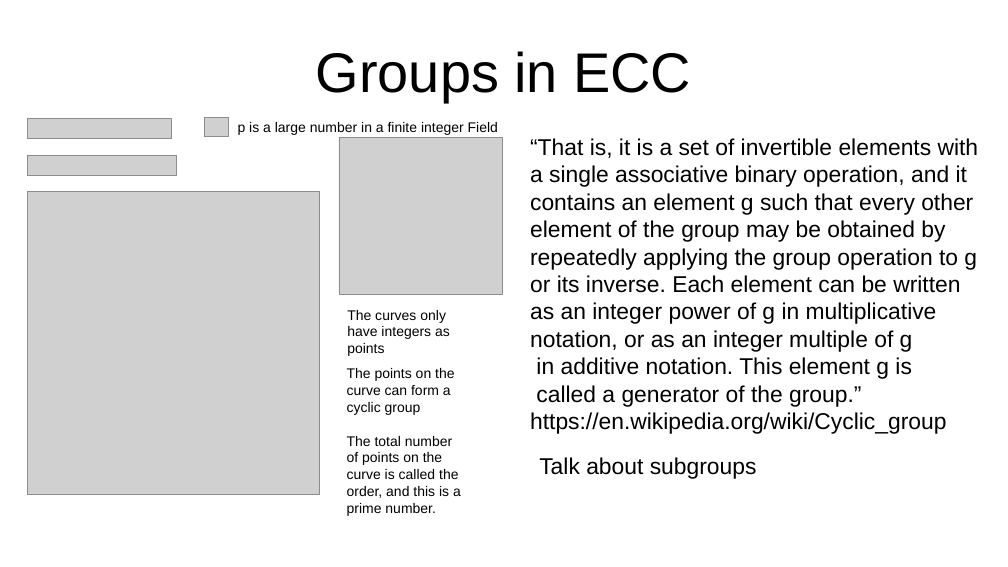
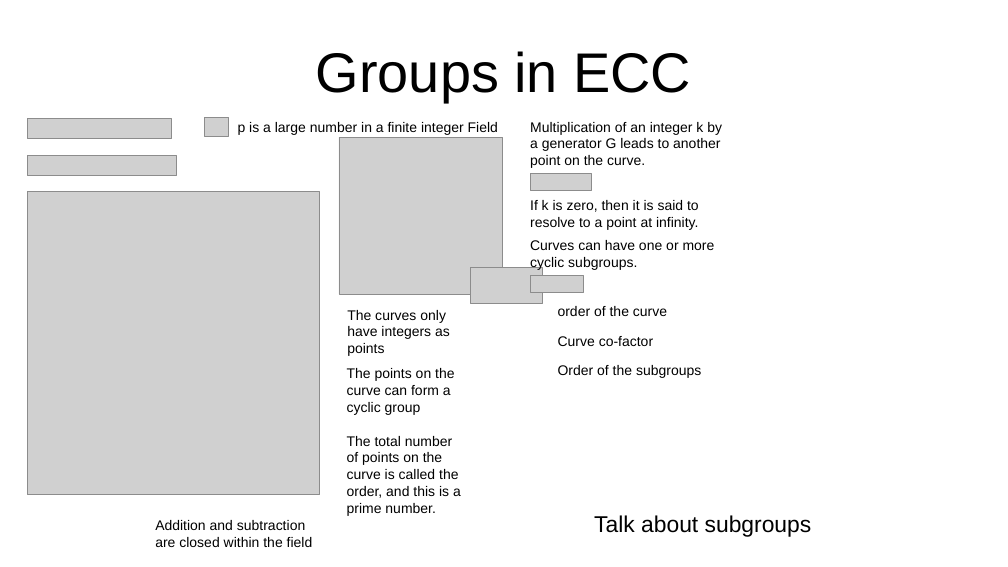
Before and after one commit to bshambaugh/Explorations-of-Category-Theory-for-Self-Sovereign-Identity, a slide deck: slide 7 of resources/IIW35_fA2022_cat_theory_for_SSI.odp. Drawn at 1008x567 pixels with LibreOffice and Linux fonts; fonts in the diff are those of the drawing; grey boxes stand for pictures; background and template pictures are left out. Boxes give left, top, right and bottom in pixels: in the first picture for what was removed or moved away, otherwise in the second. Text is boxed around its words. In the diff, an @@ line names an element or a change of style, - is before the commit and + after.

```diff
--- a/resources/IIW35_fA2022_cat_theory_for_SSI.odp
+++ b/resources/IIW35_fA2022_cat_theory_for_SSI.odp
@@ text removed at (530, 138, 979, 434) @@
-“That is, it is a set of invertible elements with
-a single associative binary operation, and it
-contains an element g such that every other
-element of the group may be obtained by
-repeatedly applying the group operation to g
-or its inverse. Each element can be written
-as an integer power of g in multiplicative
-notation, or as an integer multiple of g
-in additive notation. This element g is
-called a generator of the group.”
-https://en.wikipedia.org/wiki/Cyclic_group
@@ text added at (530, 122, 722, 168), 11 pt, text #000000 @@
+Multiplication of an integer k by a generator G leads to another point on the curve.
@@ picture added at (531, 174, 591, 191) @@
@@ text added at (530, 200, 699, 230), 11 pt, text #000000 @@
+If k is zero, then it is said to resolve to a point at infinity.
@@ picture added at (470, 267, 542, 303) @@
@@ text added at (530, 240, 715, 271), 11 pt, text #000000 @@
+Curves can have one or more
+cyclic subgroups.
@@ picture added at (531, 275, 584, 293) @@
@@ text added at (558, 306, 667, 316), 11 pt, text #000000 @@
+order of the curve
@@ text added at (558, 336, 653, 346), 11 pt, text #000000 @@
+Curve co-factor
@@ text added at (558, 365, 701, 378), 11 pt, text #000000 @@
+Order of the subgroups
@@ text "Talk about subgroups": place and size @@
-text "Talk about subgroups" at (539, 457, 757, 479)
+text "Talk about subgroups" at (594, 515, 812, 537)
@@ text added at (155, 520, 313, 547), 11 pt, text #000000 @@
+Addition and subtraction are closed within the field
```
